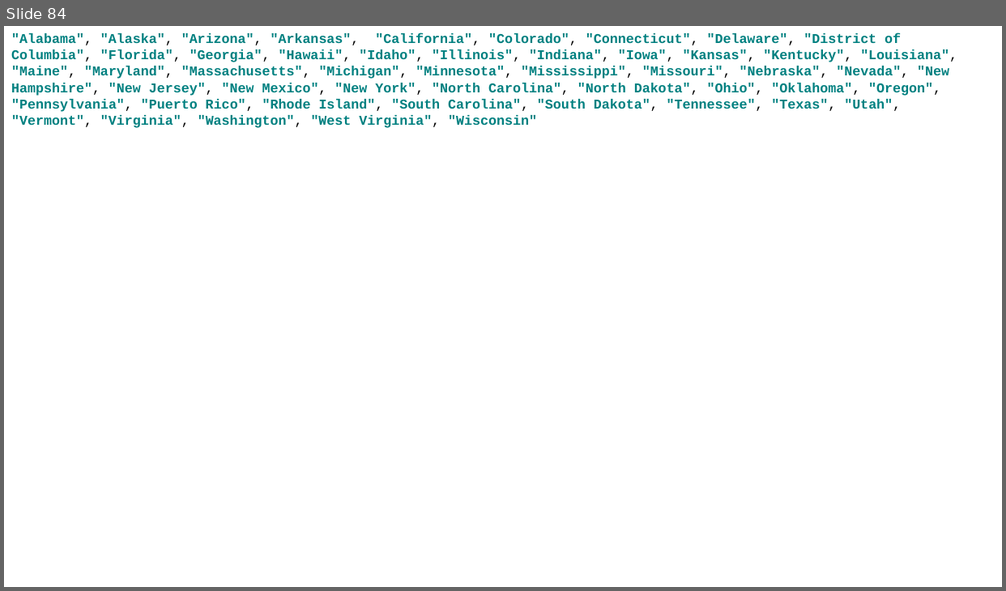
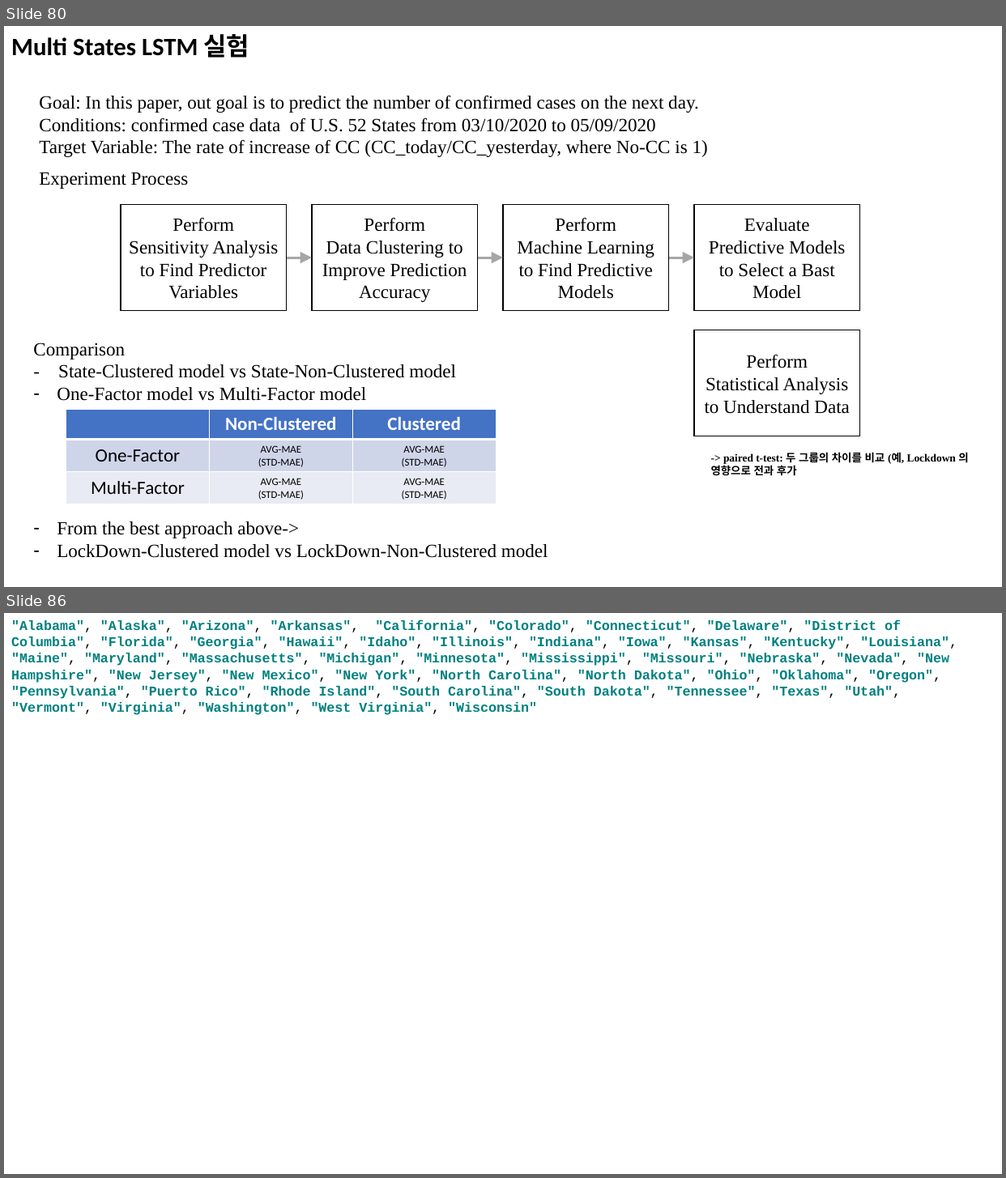
Before and after one commit to pcyoung75/GlobalForecasting, a slide deck: doc/Paper Images.pptx. Shown one above the other, each under a label of ours: slide 84 before the commit, slides 80 and 86 after it; the slides between them are not shown. The pictures are 1006x591 and 1006x1178 pixels, drawn with LibreOffice and Linux fonts; fonts in the diff are those of the drawing. Boxes give left, top, right and bottom in pixels: in the first picture for what was removed or moved away, otherwise in the second. Text is boxed around its words. In the diff, an @@ line names an element or a change of style, - is before the commit and + after.

```diff
--- a/doc/Paper Images.pptx
+++ b/doc/Paper Images.pptx
@@ slide 80 added at [4, 26, 1002, 587], background #FFFFFF @@
@@ title added at [11, 34, 250, 58], 24 pt, text #000000, bold @@
+Multi States LSTM 실험
@@ text added at [39, 95, 708, 157], 18 pt, text #000000 @@
+Goal: In this paper, out goal is to predict the number of confirmed cases on the next day.
+Conditions: confirmed case data of U.S. 52 States from 03/10/2020 to 05/09/2020
+Target Variable: The rate of increase of CC (CC_today/CC_yesterday, where No-CC is 1)
@@ text added at [39, 172, 189, 189], 18 pt, text #000000 @@
+Experiment Process
@@ rectangle added at [121, 205, 287, 311], fill #FFFFFF, outline #000000 1 pt, 18 pt, text #000000 @@
+Perform
+Sensitivity Analysis to Find Predictor Variables
@@ rectangle added at [312, 205, 478, 311], fill #FFFFFF, outline #000000 1 pt, 18 pt, text #000000 @@
+Perform
+Data Clustering to Improve Prediction Accuracy
@@ rectangle added at [503, 205, 670, 311], fill #FFFFFF, outline #000000 1 pt, 18 pt, text #000000 @@
+Perform
+Machine Learning to Find Predictive Models
@@ rectangle added at [694, 205, 860, 311], fill #FFFFFF, outline #000000 1 pt, 18 pt, text #000000 @@
+Evaluate
+Predictive Models to Select a Bast Model
@@ arrow added from (286, 258) to (312, 258), #A6A6A6 2.25 pt @@
@@ arrow added from (478, 258) to (503, 258), #A6A6A6 2.25 pt @@
@@ arrow added from (669, 258) to (694, 258), #A6A6A6 2.25 pt @@
@@ rectangle added at [694, 331, 860, 437], fill #FFFFFF, outline #000000 1 pt, 18 pt, text #000000 @@
+Perform
+Statistical Analysis to Understand Data
@@ text added at [33, 343, 548, 558], 18 pt, text #000000 @@
+Comparison
+- State-Clustered model vs State-Non-Clustered model
+– One-Factor model vs Multi-Factor model
+– From the best approach above->
+– LockDown-Clustered model vs LockDown-Non-Clustered model
@@ table added at [66, 409, 495, 505], 3 rows, 3 columns @@
+ | Non-Clustered | Clustered
+One-Factor | AVG-MAE / (STD-MAE) | AVG-MAE / (STD-MAE)
+Multi-Factor | AVG-MAE / (STD-MAE) | AVG-MAE / (STD-MAE)
@@ text added at [711, 452, 968, 476], 10.5 pt, text #000000, bold @@
+-> paired t-test: 두 그룹의 차이를 비교 (예, Lockdown 의 영향으로 전과 후가
@@ what was slide 84 is now slide 86 @@
```
Also in this commit, not shown: 5 slides changed, 8 other slides added, 5 other files.
